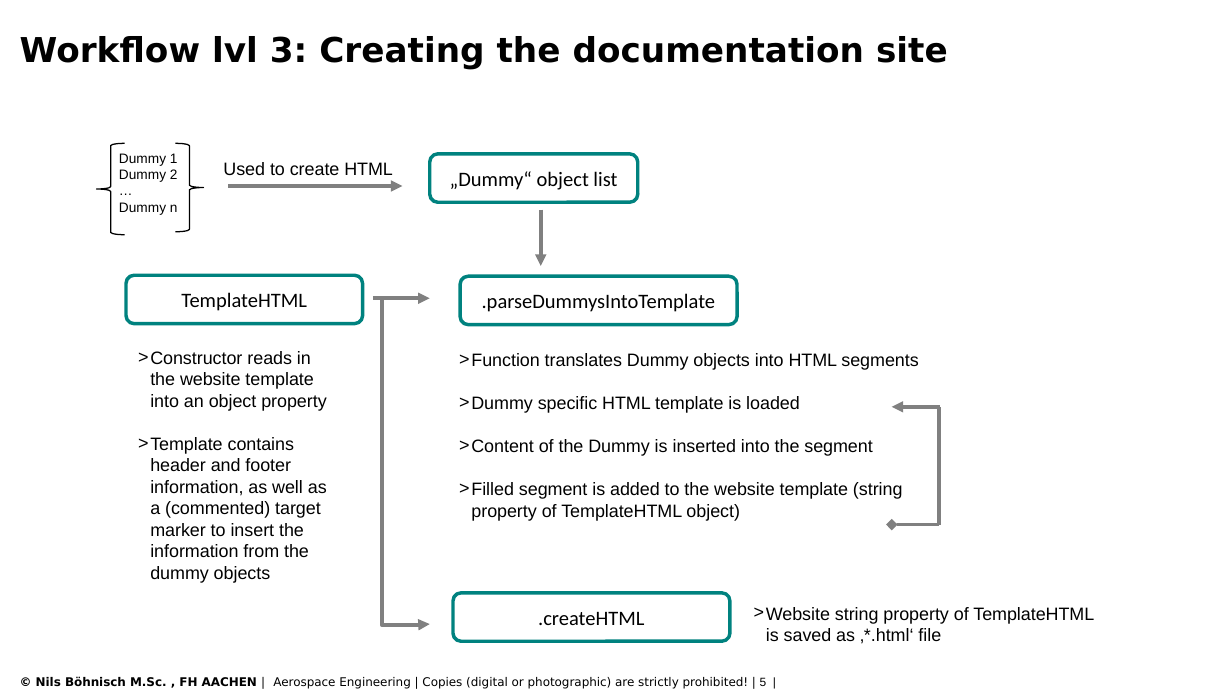
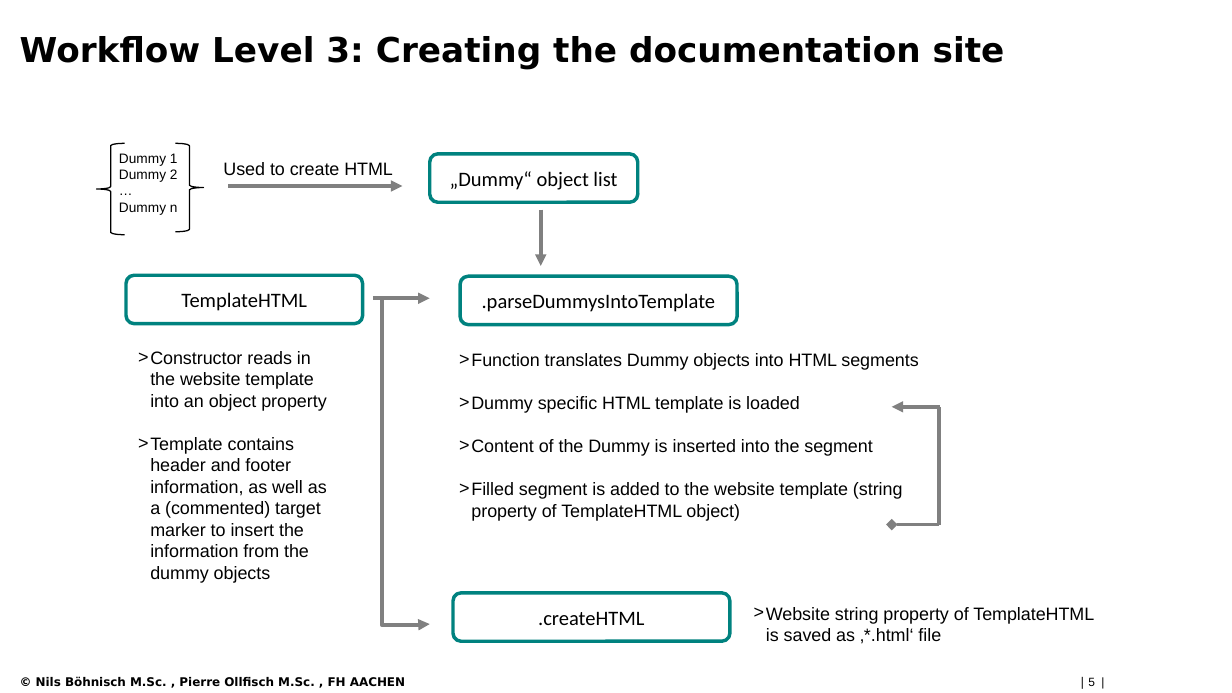
Before and after one commit to nilsBoeAc/m2docgen, a slide deck: slide 5 of help/m2doc_Workflow_V100_21-06-17.pptx. Drawn at 1232x693 pixels with LibreOffice and Linux fonts; fonts in the diff are those of the drawing; background and template pictures are left out. Boxes give left, top, right and bottom in pixels: in the first picture for what was removed or moved away, otherwise in the second. Text is boxed around its words. In the diff, an @@ line names an element or a change of style, - is before the commit and + after.

```diff
--- a/help/m2doc_Workflow_V100_21-06-17.pptx
+++ b/help/m2doc_Workflow_V100_21-06-17.pptx
@@ title at bbox=[20, 36, 1005, 69]: text changed @@
-Workflow lvl 3: Creating the documentation site
+Workflow Level 3: Creating the documentation site
@@ text at bbox=[36, 677, 1095, 686]: text changed; bold on @@
-© Nils Böhnisch M.Sc. , FH AACHEN | Aerospace Engineering | Copies (digital or photographic) are strictly prohibited! | 5 |
+© Nils Böhnisch M.Sc. , Pierre Ollfisch M.Sc. , FH AACHEN | 5 |
```
Also in this commit, not shown: 4 other slides changed, 3 other files.
